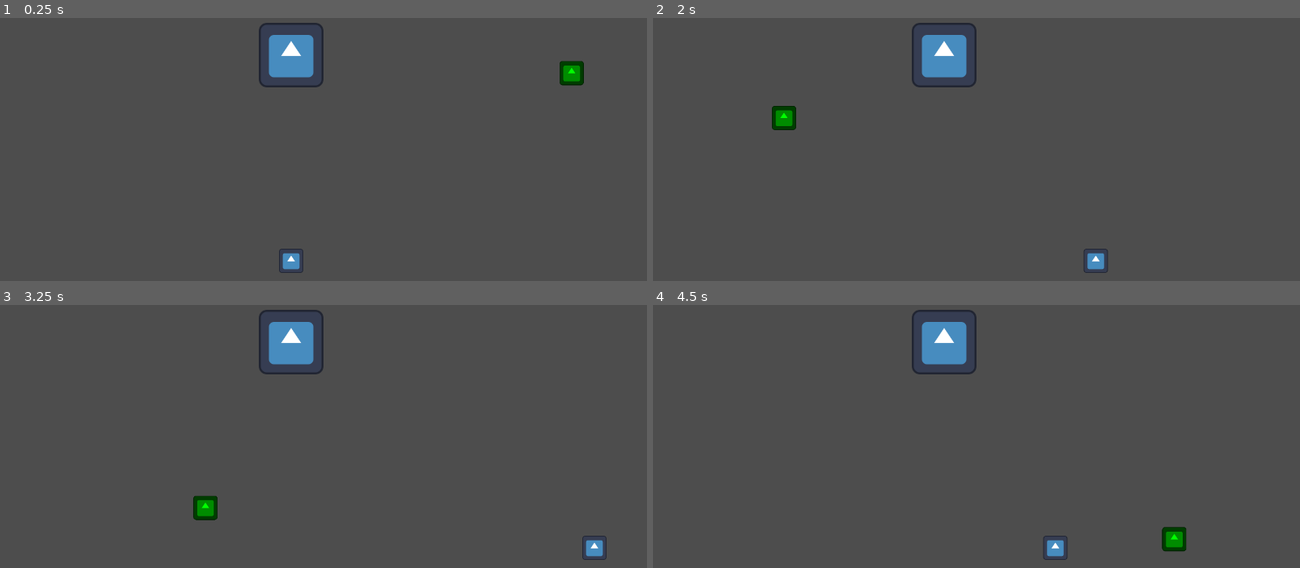
Above: before the commit, frames 1-4 (two rows, left to right).
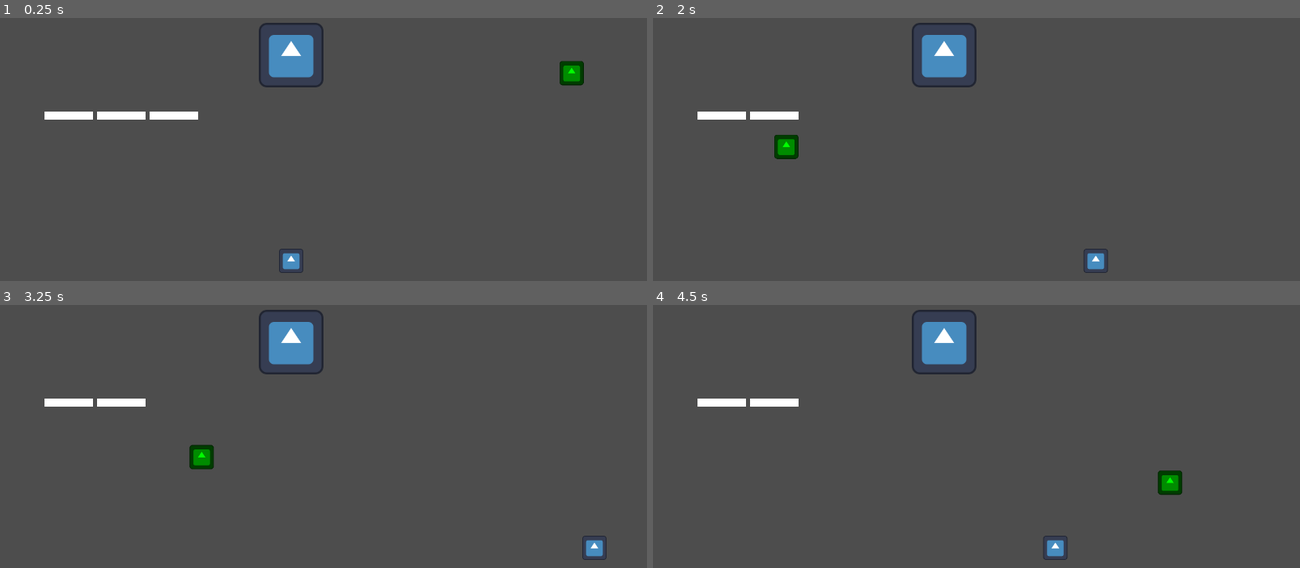
Above: after the commit, the same moments.

Repository: Utsuhoagie/Touhou-Fan-Game-Jam-13
Game: Godot game, scene res://stages/stage1/stage_1.tscn
Two runs of this game, one before a commit and one after it. Both use one fixed random seed, a clock stepped at 60 frames per second and the inputs below. The engine's default icon, where the game draws it, is replaced by a stand-in: a white triangle on a blue panel in a dark square.
Inputs:
- Up to frame 1 (0.25 s): no input
- Up to frame 2 (2 s): hold D (player_right) 0.53-1.28 s; hold Shift (player_focus) 0.53-1.28 s; hold Down (player_down) from 1.28 s (still down); tap Z (player_shoot) at 1.35 s
- Up to frame 3 (3.25 s): release Down (player_down) at 2.03 s; hold D (player_right) 2.03-2.78 s; tap X (player_swing) at 2.1 s; hold Up (player_up) from 2.78 s (still down); tap Shift (player_focus) at 2.85 s
- Up to frame 4 (4.5 s): release Up (player_up) at 3.53 s; hold Z (player_shoot) 3.53-4.28 s; hold A (player_left) from 3.53 s (still down); tap X (player_swing) at 4.35 s

The runs differ from the first frame. In frame 1, 0.7% of the frame differs, in the area x 6-31%, y 35-39%; in frame 2, 1.0%; in frame 3, 1.2%, in the area x 6-34%, y 35-82%; in frame 4, 1.1%.

Commit message:
Implemented breakable blocks to Stage 1

Diff:
--- /dev/null
+++ b/block.gd
@@ -0,0 +1,8 @@
+extends StaticBody2D
+
+@export var hp = 1
+
+func _on_area_2d_body_entered(body):
+	hp -= 1
+	if hp == 0:
+		queue_free()
--- /dev/null
+++ b/block.tscn
@@ -0,0 +1,32 @@
+[gd_scene load_steps=4 format=3 uid="uid://cr0xderkkf2qk"]
+
+[ext_resource type="Script" path="res://block.gd" id="1_lav3a"]
+
+[sub_resource type="RectangleShape2D" id="RectangleShape2D_cr7ag"]
+size = Vector2(96, 16)
+
+[sub_resource type="RectangleShape2D" id="RectangleShape2D_un0y8"]
+size = Vector2(98, 18)
+
+[node name="Block" type="StaticBody2D" groups=["blocks"]]
+collision_layer = 8
+collision_mask = 4
+script = ExtResource("1_lav3a")
+
+[node name="ColorRect" type="ColorRect" parent="."]
+offset_left = -48.0
+offset_top = -8.0
+offset_right = 48.0
+offset_bottom = 8.0
+
+[node name="CollisionShape2D" type="CollisionShape2D" parent="."]
+shape = SubResource("RectangleShape2D_cr7ag")
+
+[node name="Area2D" type="Area2D" parent="."]
+collision_layer = 8
+collision_mask = 4
+
+[node name="CollisionShape2D" type="CollisionShape2D" parent="Area2D"]
+shape = SubResource("RectangleShape2D_un0y8")
+
+[connection signal="body_entered" from="Area2D" to="." method="_on_area_2d_body_entered"]
--- a/entities/yinyang_orb.tscn
+++ b/entities/yinyang_orb.tscn
@@ -1,12 +1,9 @@
-[gd_scene load_steps=5 format=3 uid="uid://bcgpq1uj22phm"]
+[gd_scene load_steps=4 format=3 uid="uid://bcgpq1uj22phm"]
 
 [ext_resource type="Script" path="res://entities/YinyangOrb.gd" id="1_clwyf"]
 [ext_resource type="Texture2D" uid="uid://bpg10gcp7mb6i" path="res://icon.svg" id="2_bfe5t"]
 
 [sub_resource type="CircleShape2D" id="CircleShape2D_qud6h"]
-radius = 24.0
-
-[sub_resource type="CircleShape2D" id="CircleShape2D_po4fh"]
 radius = 24.0
 
 [node name="YinyangOrb" type="CharacterBody2D"]
@@ -21,12 +18,3 @@
 
 [node name="CollisionShape2D" type="CollisionShape2D" parent="."]
 shape = SubResource("CircleShape2D_qud6h")
-
-[node name="CardDetector" type="Area2D" parent="."]
-collision_layer = 4
-collision_mask = 8
-
-[node name="CollisionShape2D" type="CollisionShape2D" parent="CardDetector"]
-shape = SubResource("CircleShape2D_po4fh")
-
-[connection signal="body_entered" from="CardDetector" to="." method="_on_card_detector_body_entered"]
--- a/stages/stage1/stage_1.tscn
+++ b/stages/stage1/stage_1.tscn
@@ -1,8 +1,9 @@
-[gd_scene load_steps=4 format=3 uid="uid://cysbqrfdw3t7j"]
+[gd_scene load_steps=5 format=3 uid="uid://cysbqrfdw3t7j"]
 
 [ext_resource type="PackedScene" uid="uid://d0v5llflhppxi" path="res://card_tilemap.tscn" id="1_n4e2y"]
 [ext_resource type="PackedScene" uid="uid://cufr5n30dlusn" path="res://entities/player.tscn" id="1_yww8n"]
 [ext_resource type="PackedScene" uid="uid://bcgpq1uj22phm" path="res://entities/yinyang_orb.tscn" id="2_msklb"]
+[ext_resource type="PackedScene" uid="uid://cr0xderkkf2qk" path="res://block.tscn" id="4_fp5f7"]
 
 [node name="Stage1" type="Node2D"]
 
@@ -15,6 +16,15 @@
 [node name="YinyangOrb" parent="." instance=ExtResource("2_msklb")]
 position = Vector2(1256, 640)
 
+[node name="Block" parent="." instance=ExtResource("4_fp5f7")]
+position = Vector2(240, 632)
+
+[node name="Block2" parent="." instance=ExtResource("4_fp5f7")]
+position = Vector2(344, 632)
+
+[node name="Block3" parent="." instance=ExtResource("4_fp5f7")]
+position = Vector2(136, 632)
+
 [node name="Walls" type="StaticBody2D" parent="."]
 position = Vector2(-10, 10)
 collision_mask = 2
